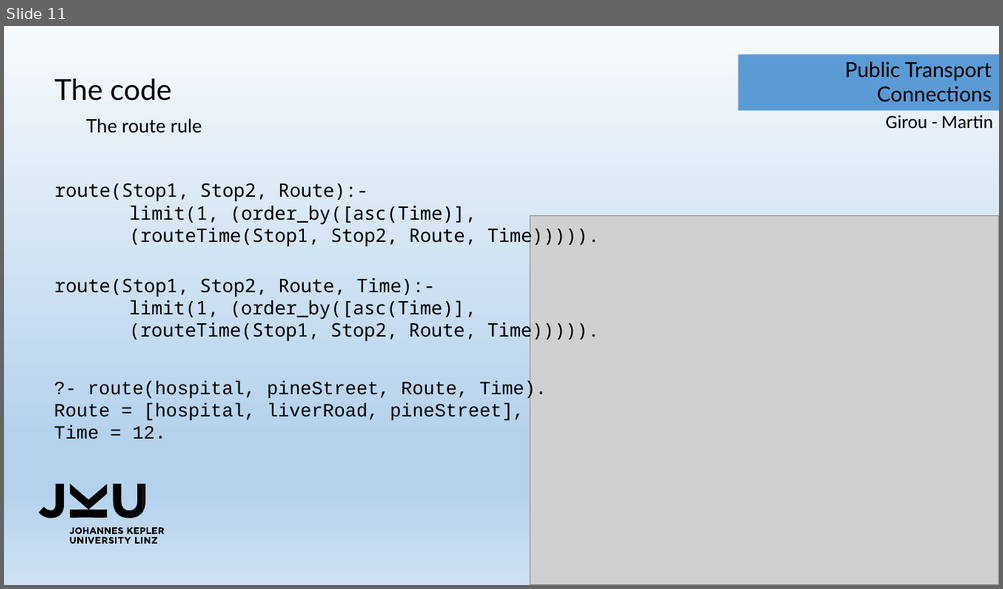
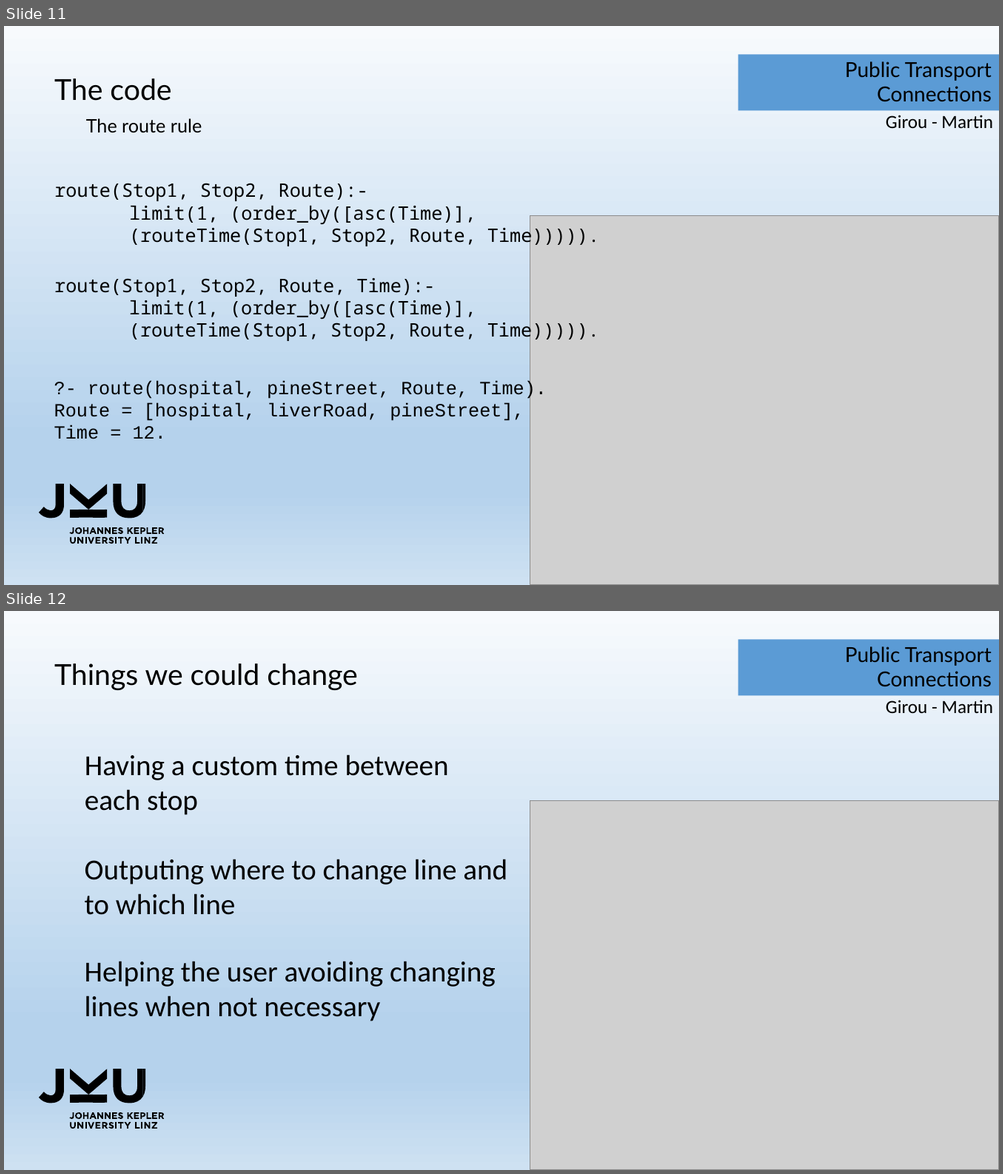
Before and after one commit to cogilabs/Public-Transport-Connections, a slide deck: publicTransportConnection-pres.pptx. Shown one above the other, each under a label of ours: slide 11 before the commit, slides 11 and 12 after it. The pictures are 1003x589 and 1003x1174 pixels, drawn with LibreOffice and Linux fonts; fonts in the diff are those of the drawing; grey boxes stand for pictures. Boxes give left, top, right and bottom in pixels: in the first picture for what was removed or moved away, otherwise in the second. Text is boxed around its words. In the diff, an @@ line names an element or a change of style, - is before the commit and + after.

```diff
--- a/publicTransportConnection-pres.pptx
+++ b/publicTransportConnection-pres.pptx
@@ slide 12 added at [4, 611, 999, 1170], background gradient #F7FAFD to #B5D2EC to #CEE1F2 @@
@@ rectangle added at [738, 639, 999, 695], fill #5B9BD5 @@
@@ text added at [845, 647, 991, 687], 20 pt, text #000000 @@
+Public Transport Connections
@@ text added at [54, 664, 358, 690], 28 pt, text #000000 @@
+Things we could change
@@ text added at [885, 700, 993, 714], 18 pt, text #000000 @@
+Girou - Martin
@@ text added at [85, 755, 449, 815], 28 pt, text #000000 @@
+Having a custom time between each stop
@@ picture added at [529, 800, 999, 1170] @@
@@ text added at [85, 859, 507, 915], 28 pt, text #000000 @@
+Outputing where to change line and to which line
@@ text added at [85, 961, 495, 1022], 28 pt, text #000000 @@
+Helping the user avoiding changing lines when not necessary
@@ group added at [39, 1069, 165, 1130]: 49 freeform shapes @@
```
Also in this commit, not shown: 3 other files.
